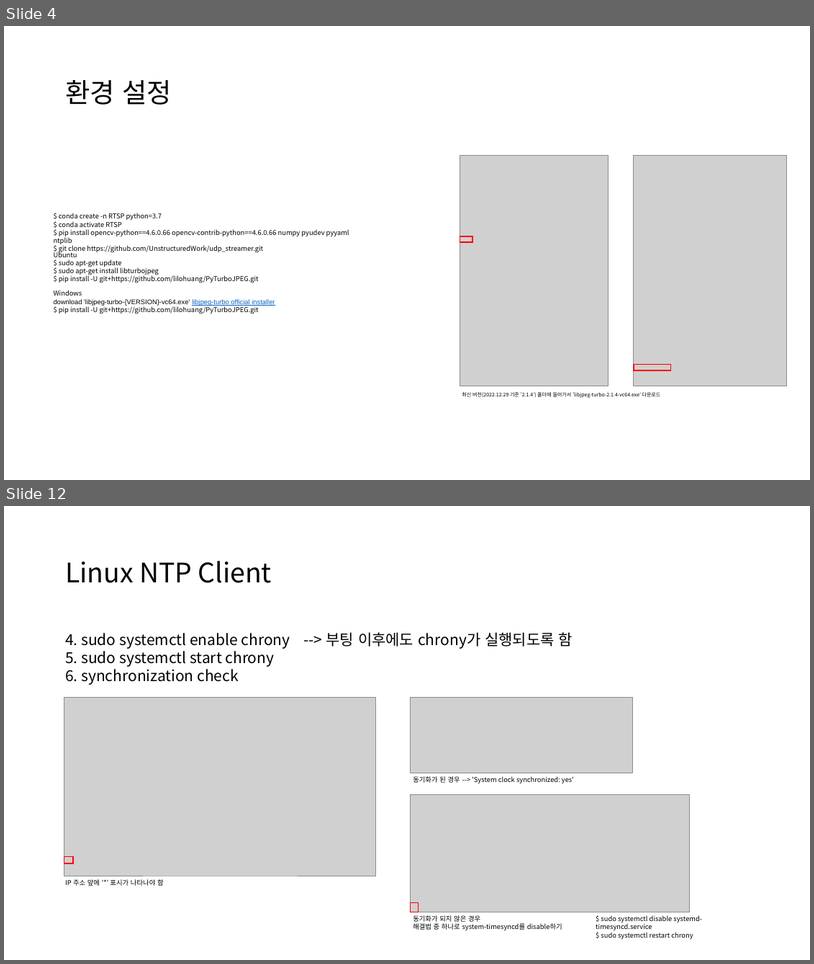
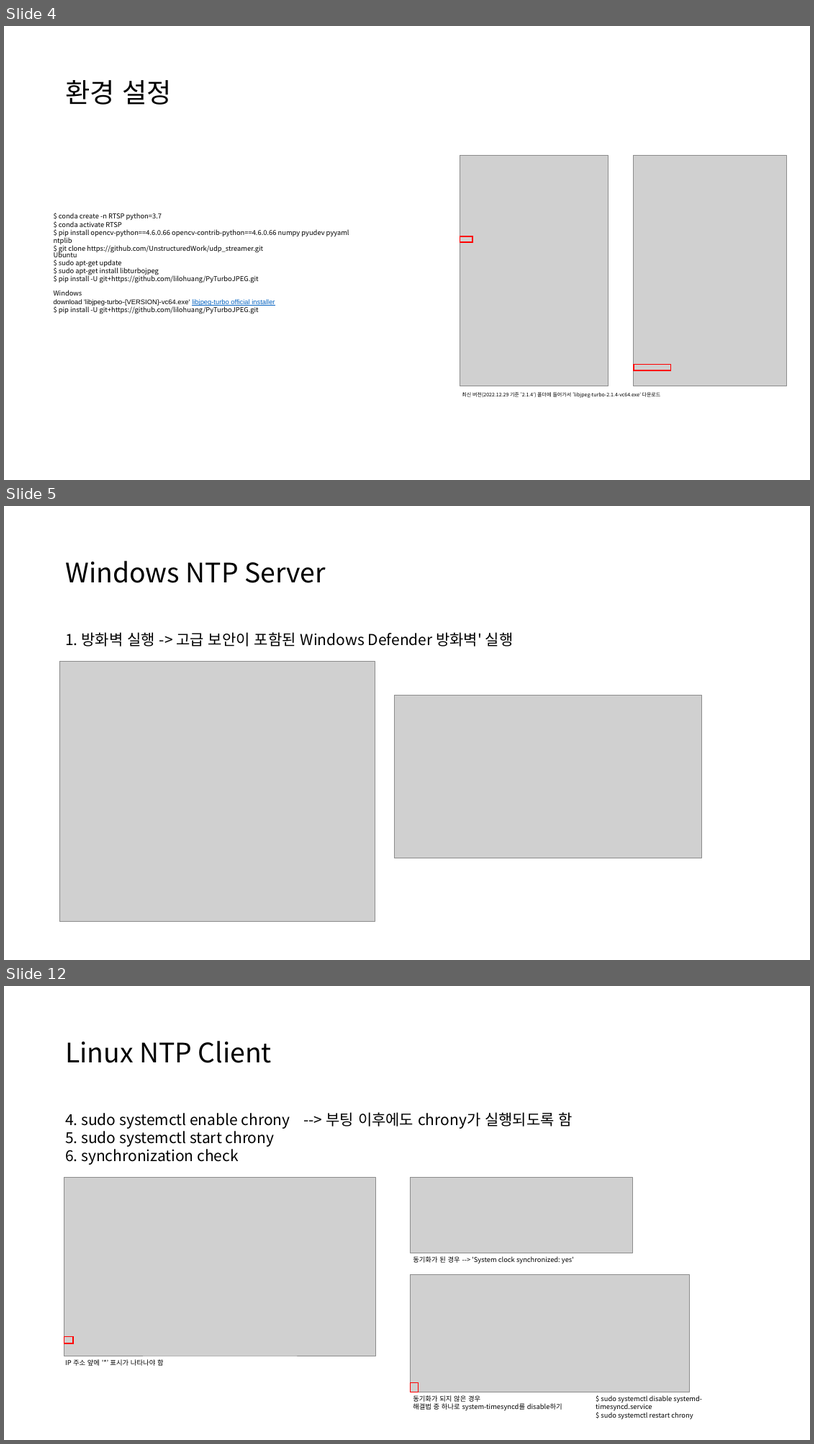
Before and after one commit to UnstructuredWork/udp_client, a slide deck: doc/time_synchronization.pptx. Shown one above the other, each under a label of ours: slides 4 and 12 before the commit, slides 4, 5 and 12 after it; the slides between them are not shown. The pictures are 814x964 and 814x1444 pixels, drawn with LibreOffice and Linux fonts; fonts in the diff are those of the drawing; grey boxes stand for pictures. Boxes give left, top, right and bottom in pixels: in the first picture for what was removed or moved away, otherwise in the second. Text is boxed around its words. In the diff, an @@ line names an element or a change of style, - is before the commit and + after.

```diff
--- a/doc/time_synchronization.pptx
+++ b/doc/time_synchronization.pptx
@@ slide 5 added at (4, 506, 810, 960), background #FFFFFF @@
@@ title added at (65, 561, 326, 583), 32 pt, text #000000 @@
+Windows NTP Server
@@ text added at (65, 632, 514, 646), 18 pt, text #000000 @@
+1. 방화벽 실행 -> 고급 보안이 포함된 Windows Defender 방화벽' 실행
@@ picture added at (59, 661, 376, 921) @@
@@ picture added at (395, 695, 702, 857) @@
```
Also in this commit, not shown: 6 slides changed, 5 other slides added, 5 slides removed.
